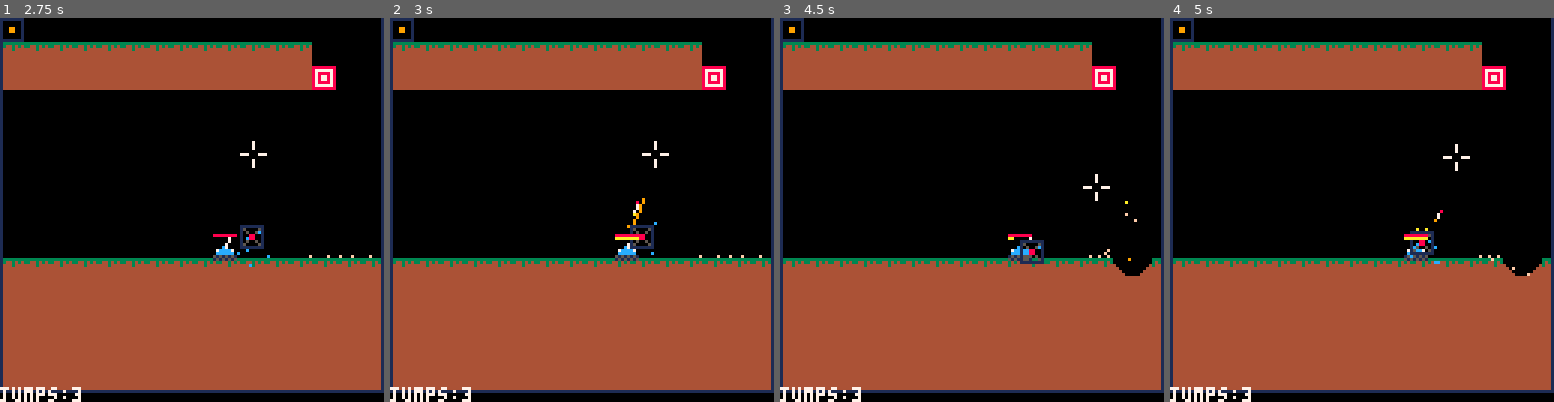
Above: before the commit, frames 1-4 (left to right).
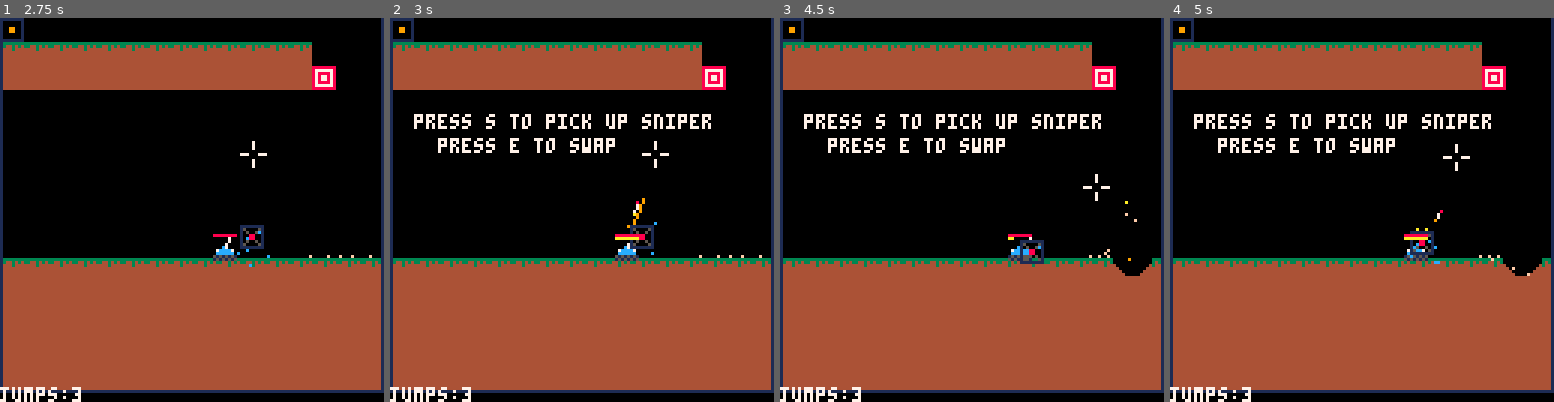
Above: after the commit, the same moments.

Repository: MarrMann/tanks.p8
Game: PICO-8 cartridge tanks.p8
Same seed, same stepped clock (60 frames per second), same inputs: the game is played once before the commit and once after it.
Inputs:
- Up to frame 1 (2.75 s): tap X (X key) at 0.33, 1.07, 1.85 s; tap O (Z key) at 0.7, 1.7, 2.1, 2.5 s; hold Right 1.6-2.1 s; hold Up 2.15-2.42 s; hold Right from 2.47 s (still down)
- Up to frame 2 (3 s): keep holding Right; tap O (Z key) at 2.9 s; tap X (X key) at 2.97 s
- Up to frame 3 (4.5 s): release Right at 3.03 s; hold Left 3.08-3.58 s; tap O (Z key) at 3.3, 3.7, 4.1 s; hold Down 3.63-3.97 s; hold Right from 4.02 s (still down); tap X (X key) at 4.08 s
- Up to frame 4 (5 s): tap O (Z key) at 4.5, 4.9 s; release Right at 4.68 s; hold Up from 4.73 s (still down)

Frame 1 is identical in both runs. In frame 2, 1.9% of the frame differs, in the area x 6-84%, y 25-36%; in frame 3, 1.9%; in frame 4, 1.9%.

Commit message:
feat: pickup text

Diff:
--- a/tanks.p8
+++ b/tanks.p8
@@ -189,19 +189,19 @@
 		drop_pickup()
 	end
 
-	p.is_picking = false
 	for pick in all(pickups) do
 		if tile_aabb(p.x-4, p.y-6, pick.x, pick.y) then
-			p.is_picking = true
+			p.pickup_hover = pick
 			if btnp(⬅️,1) then
 				apply_pickup(pick)
 				remove_pickup(pick)
 			elseif btnp(⬆️,1) then
 				swap_pickup(pick)
-				break
-			end
-		end
-	end
+			end
+			return
+		end
+	end
+	p.pickup_hover = nil
 end
 
 function get_ground(x, y)
@@ -2001,7 +2001,7 @@
 end
 -->8
 -- todo
--- currently working on: pickup text
+-- currently working on: split shots into multiple other single shots
 
 -- shots:
 -- heavy shot
@@ -2082,6 +2081,15 @@
 		end
 
 		shot = shot.child
+	end
+
+	if not(p.pickup_hover == nil) then
+		if p.pickup_hover.type == "modifier" then
+			print("press s to pick up "..p.pickup_hover.name, 8, 32, 7)
+		else
+			print("press s to pick up "..p.pickup_hover.name, 8, 32, 7)
+			print("press e to swap", 16, 40, 7)
+		end
 	end
 end
 
